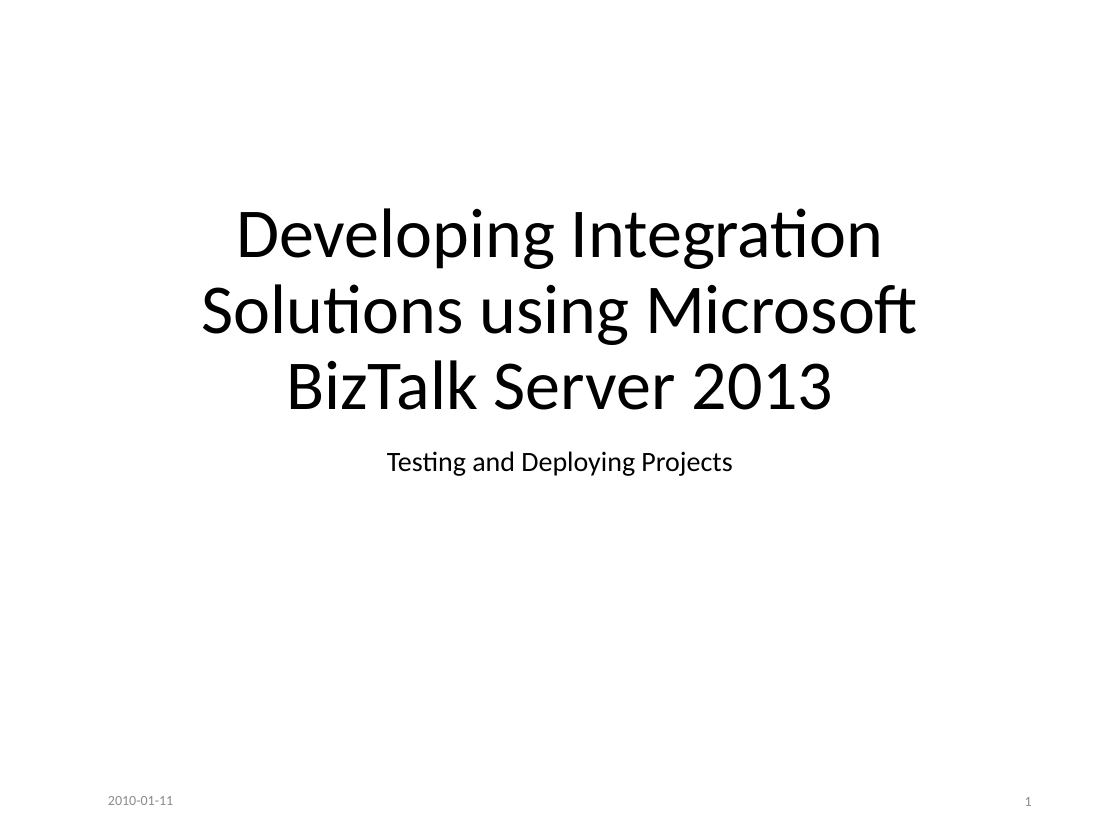
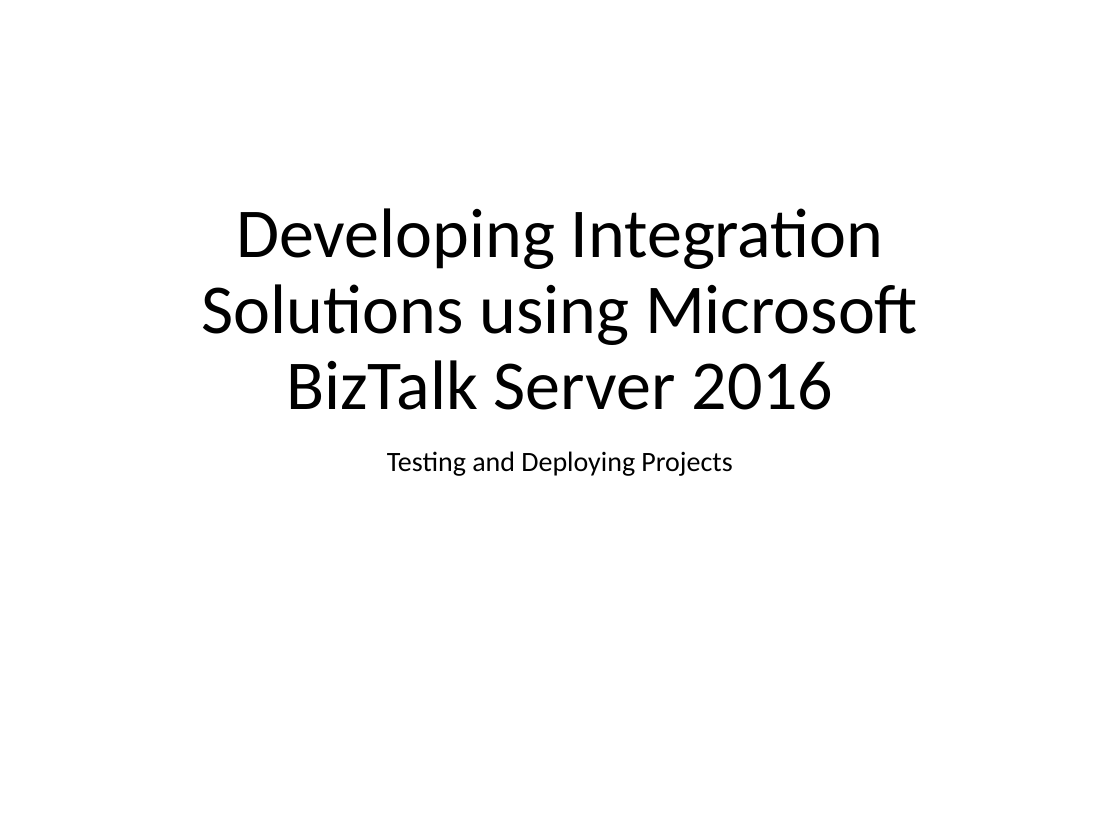
Before and after one commit to wmmihaa/BizTalk-Server---Developing-Integration-Solutions, a slide deck: slide 1 of Slides/Module 4 - Testing and Deploying Projects.pptx. Drawn at 1120x840 pixels with LibreOffice and Linux fonts; fonts in the diff are those of the drawing. Boxes give left, top, right and bottom in pixels: in the first picture for what was removed or moved away, otherwise in the second. Text is boxed around its words. In the diff, an @@ line names an element or a change of style, - is before the commit and + after.

```diff
--- a/Slides/Module 4 - Testing and Deploying Projects.pptx
+++ b/Slides/Module 4 - Testing and Deploying Projects.pptx
@@ title at <box>202,208,918,410</box>: text changed @@
-Developing Integration Solutions using Microsoft BizTalk Server 2013
+Developing Integration Solutions using Microsoft BizTalk Server 2016
@@ text removed at <box>108,796,173,805</box> @@
-2010-01-11
@@ page number removed at <box>1025,797,1032,806</box> @@
-1
```
Also in this commit, not shown: 1 other slide changed, 7 slides added, 3 slides removed.
